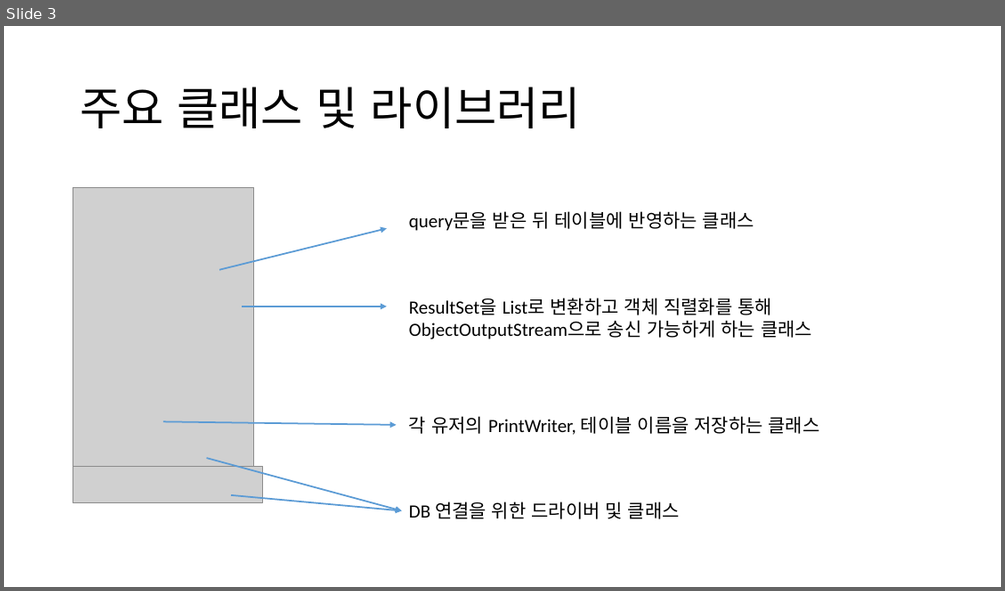
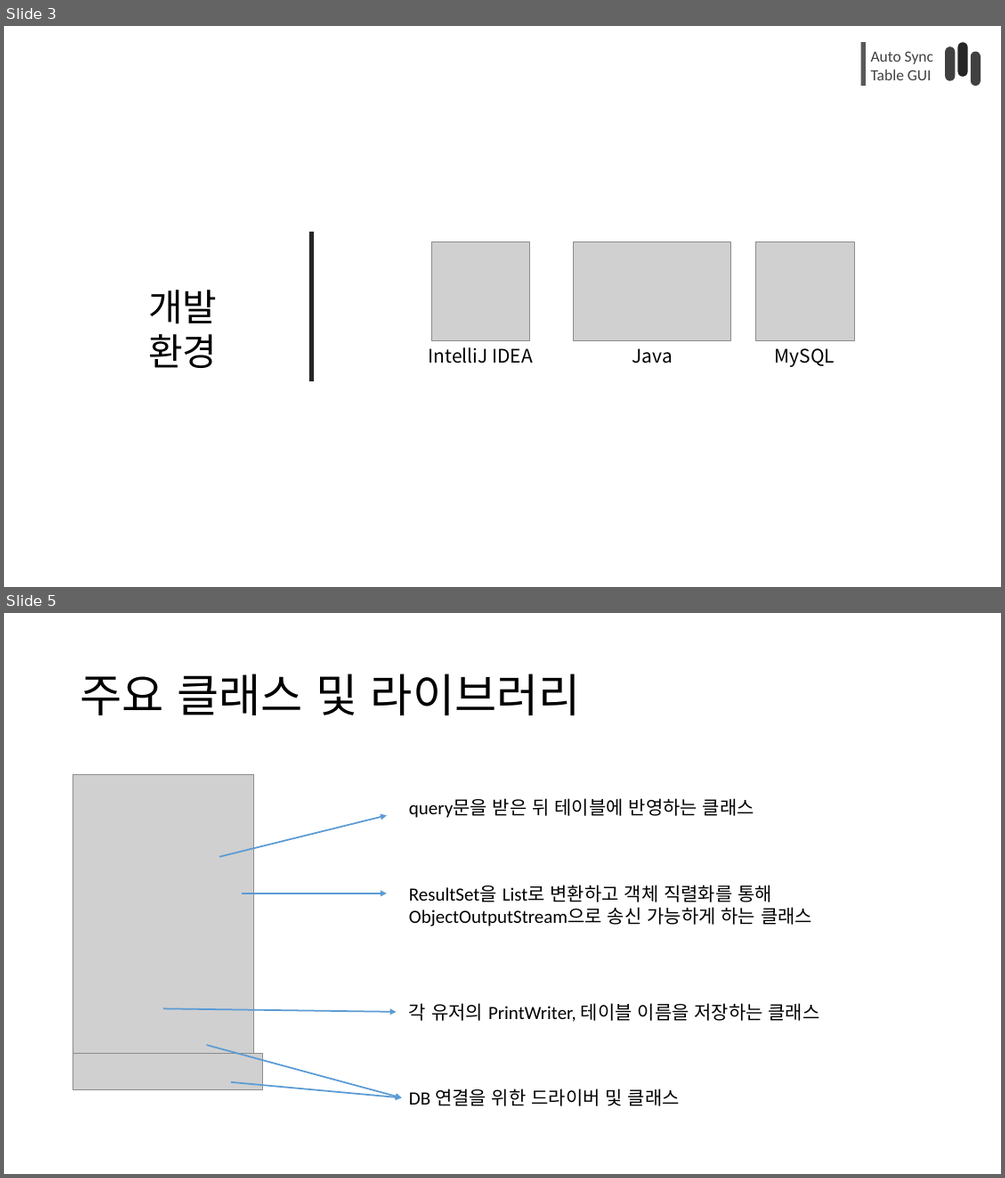
Before and after one commit to skyofsora/AutoSyncTableGUI, a slide deck: Java Portfolio.pptx. Shown one above the other, each under a label of ours: slide 3 before the commit, slides 3 and 5 after it; the slides between them are not shown. The pictures are 1005x591 and 1005x1178 pixels, drawn with LibreOffice and Linux fonts; fonts in the diff are those of the drawing; grey boxes stand for pictures. Boxes give left, top, right and bottom in pixels: in the first picture for what was removed or moved away, otherwise in the second. Text is boxed around its words. In the diff, an @@ line names an element or a change of style, - is before the commit and + after.

```diff
--- a/Java Portfolio.pptx
+++ b/Java Portfolio.pptx
@@ slide 3 added at bbox=[4, 26, 1001, 587], background #FFFFFF @@
@@ rectangle added at bbox=[861, 42, 866, 86], fill #595959 @@
@@ text added at bbox=[871, 51, 933, 80], 15 pt, text #404040 @@
+Auto Sync Table GUI
@@ rounded rectangle added at bbox=[945, 47, 955, 81], fill #404040 @@
@@ rounded rectangle added at bbox=[958, 42, 968, 77], fill #262626 @@
@@ rounded rectangle added at bbox=[971, 52, 980, 86], fill #404040 @@
@@ rectangle added at bbox=[309, 232, 314, 381], fill #262626 @@
@@ text added at bbox=[148, 289, 217, 368], 36 pt, text #000000 @@
+개발 환경
@@ group added at bbox=[429, 242, 854, 367]: 3 pictures, 3 texts @@
+IntelliJ IDEA
+Java
+MySQL
@@ what was slide 3 is now slide 5 @@
```
Also in this commit, not shown: 2 slides changed, 1 other slide added.
